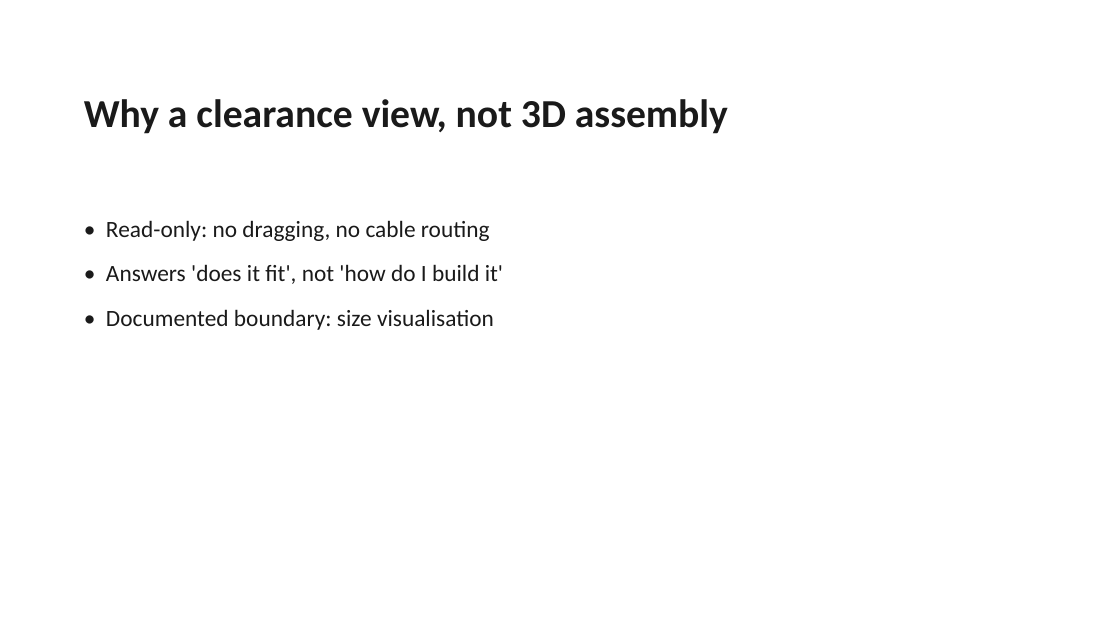
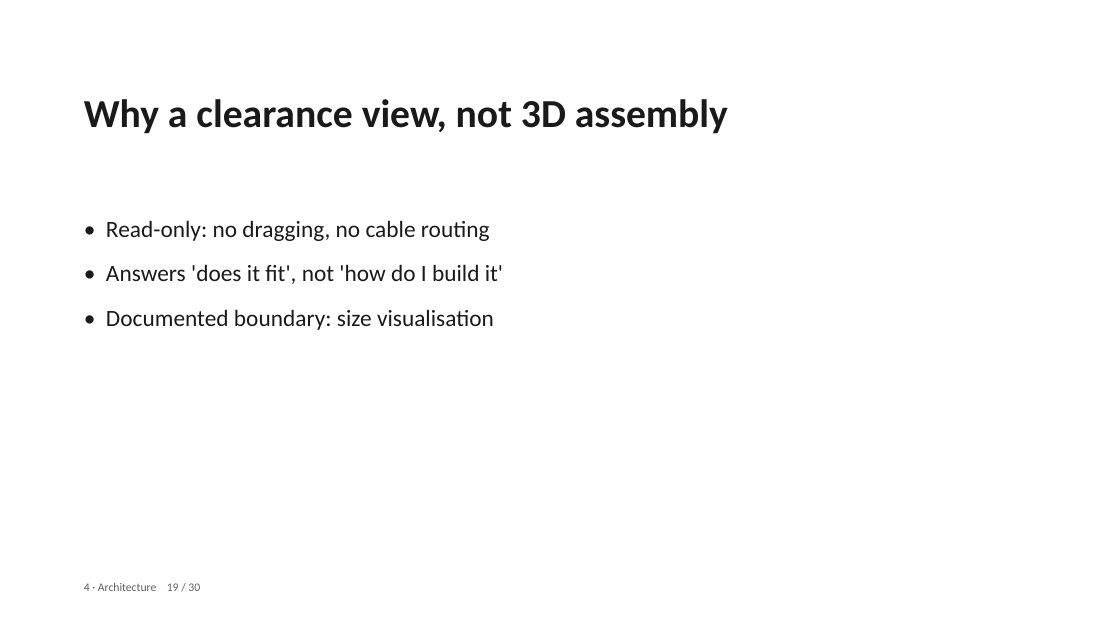
Before and after one commit to pc-buildmate/pcbuildmate, a slide deck: slide 19 of materials/source/Defense_Deck.pptx. Drawn at 1120x630 pixels with LibreOffice and Linux fonts; fonts in the diff are those of the drawing. Boxes give left, top, right and bottom in pixels: in the first picture for what was removed or moved away, otherwise in the second. Text is boxed around its words. In the diff, an @@ line names an element or a change of style, - is before the commit and + after.

```diff
--- a/materials/source/Defense_Deck.pptx
+++ b/materials/source/Defense_Deck.pptx
@@ text added at (x1=84, y1=583, x2=200, y2=591), 10 pt, text #606060 @@
+4 · Architecture 19 / 30
```
Also in this commit, not shown: 28 other slides changed.
